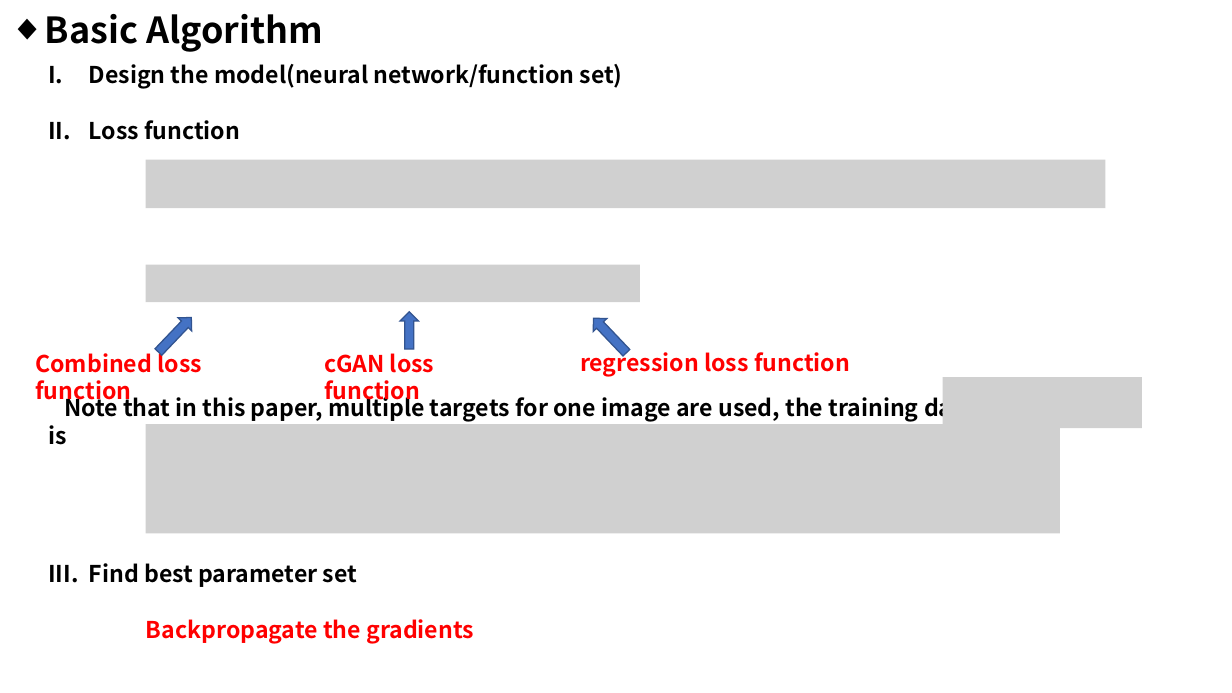
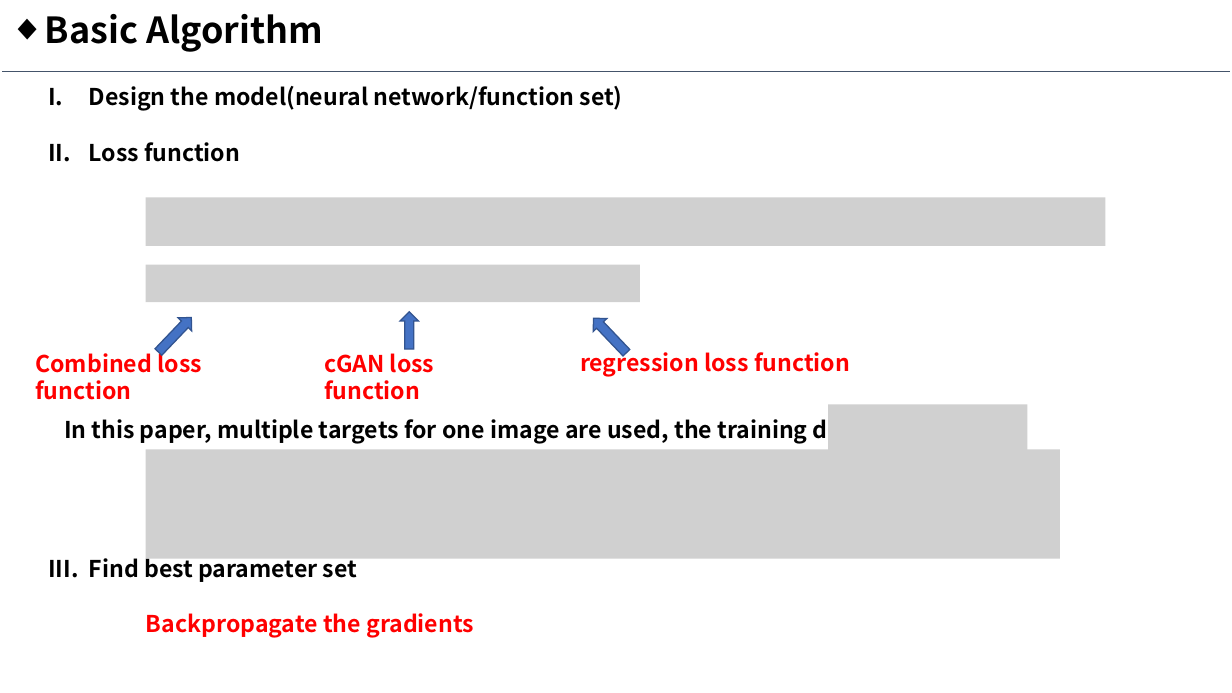
Before and after one commit to mtli/PhotoSketch, a slide deck: slide 8 of doc/Presentation1.pptx (slide 4 before the commit). Drawn at 1232x693 pixels with LibreOffice and Linux fonts; fonts in the diff are those of the drawing; grey boxes stand for pictures. Boxes give left, top, right and bottom in pixels: in the first picture for what was removed or moved away, otherwise in the second. Text is boxed around its words. In the diff, an @@ line names an element or a change of style, - is before the commit and + after.

```diff
--- a/doc/Presentation1.pptx
+++ b/doc/Presentation1.pptx
@@ line added from (3, 72) to (1230, 72), #44546A 0.75 pt @@
@@ text "Design the model(neural network/function set)": place and size @@
-text "Design the model(neural network/function set)" at (48,64,975,643)
+text "Design the model(neural network/function set)" at (64,86,864,638)
@@ picture removed at (146,160,1106,209) @@
@@ picture added at (146,198,1106,247) @@
@@ picture removed at (943,377,1142,428) @@
@@ text at (64,415,864,444): text changed @@
-Note that in this paper, multiple targets for one image are used, the training data is
+In this paper, multiple targets for one image are used, the training data is
@@ picture added at (828,405,1028,456) @@
@@ picture: place and size @@
-picture at (146,424,1060,533)
+picture at (146,449,1060,558)
```
Also in this commit, not shown: 3 other slides changed, 4 slides added, 7 other files.
